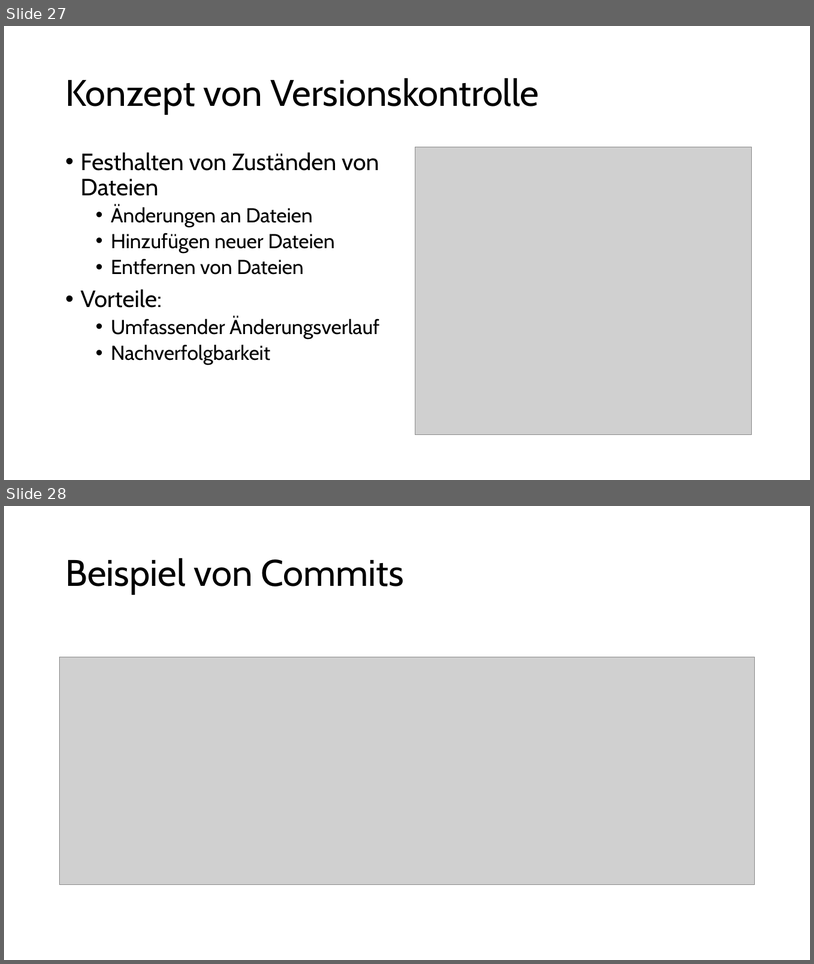
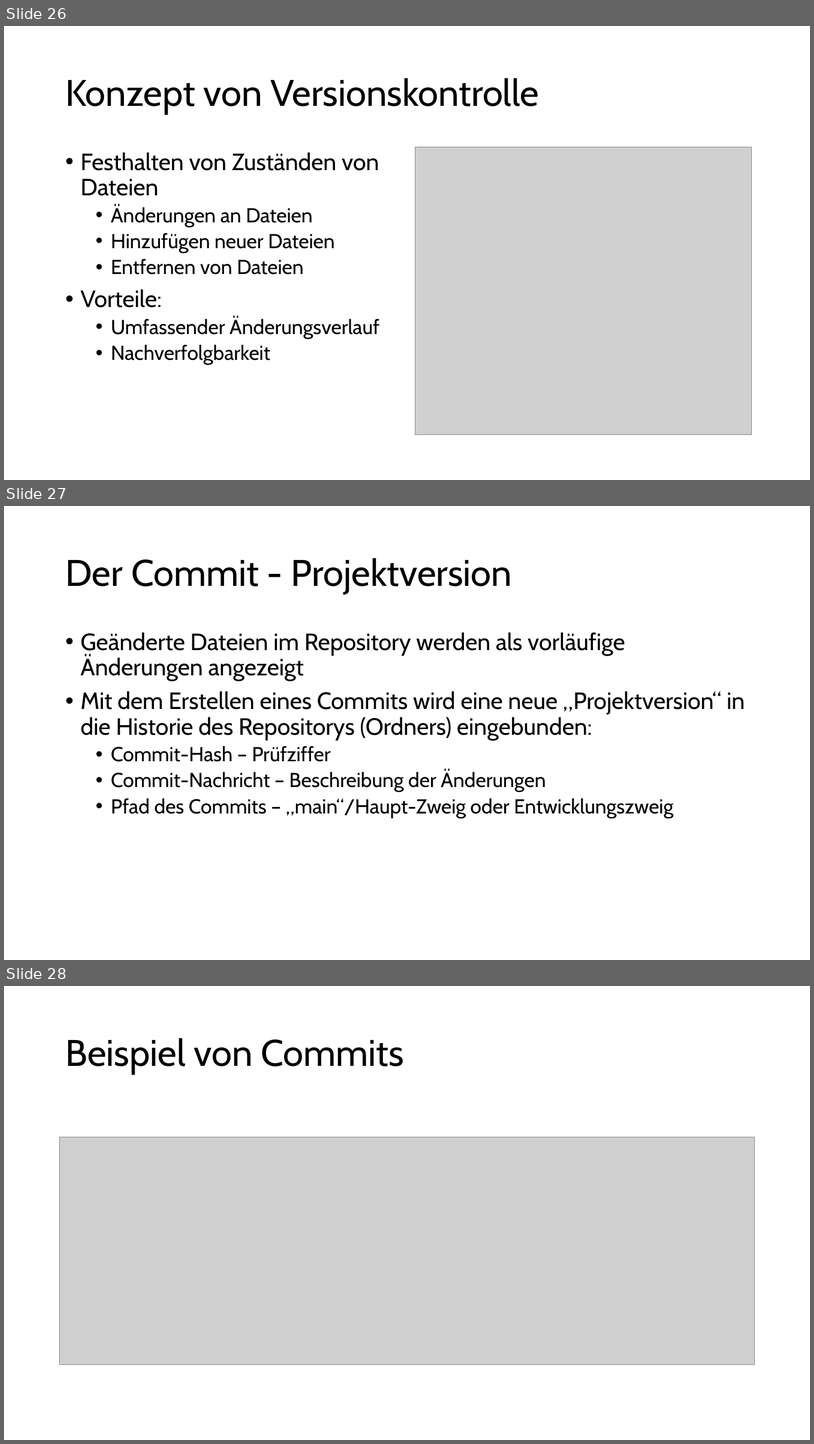
Before and after one commit to Mac-Lego-RMS/HoT_Meetup_2024, a slide deck: HoT-Meetup_2024_Pybricks.pptx. Shown one above the other, each under a label of ours: slides 27 and 28 before the commit, slides 26, 27 and 28 after it. The pictures are 814x964 and 814x1444 pixels, drawn with LibreOffice and Linux fonts; fonts in the diff are those of the drawing; grey boxes stand for pictures. Boxes give left, top, right and bottom in pixels: in the first picture for what was removed or moved away, otherwise in the second. Text is boxed around its words. In the diff, an @@ line names an element or a change of style, - is before the commit and + after.

```diff
--- a/HoT-Meetup_2024_Pybricks.pptx
+++ b/HoT-Meetup_2024_Pybricks.pptx
@@ slide 27 added at [4, 506, 810, 960], background #FFFFFF @@
@@ title added at [65, 558, 512, 594], 44 pt, text #000000 @@
+Der Commit - Projektversion
@@ text added at [81, 632, 745, 818], 28 pt, text #000000 @@
+• Geänderte Dateien im Repository werden als vorläufige Änderungen angezeigt
+• Mit dem Erstellen eines Commits wird eine neue „Projektversion“ in die Historie des Repositorys (Ordners) eingebunden:
+  • Commit-Hash – Prüfziffer
+  • Commit-Nachricht – Beschreibung der Änderungen
+  • Pfad des Commits – „main“/Haupt-Zweig oder Entwicklungszweig
@@ what was slide 27 is now slide 26 @@
```
Also in this commit, not shown: 9 slides changed, 1 other slide added, 3 slides removed.
